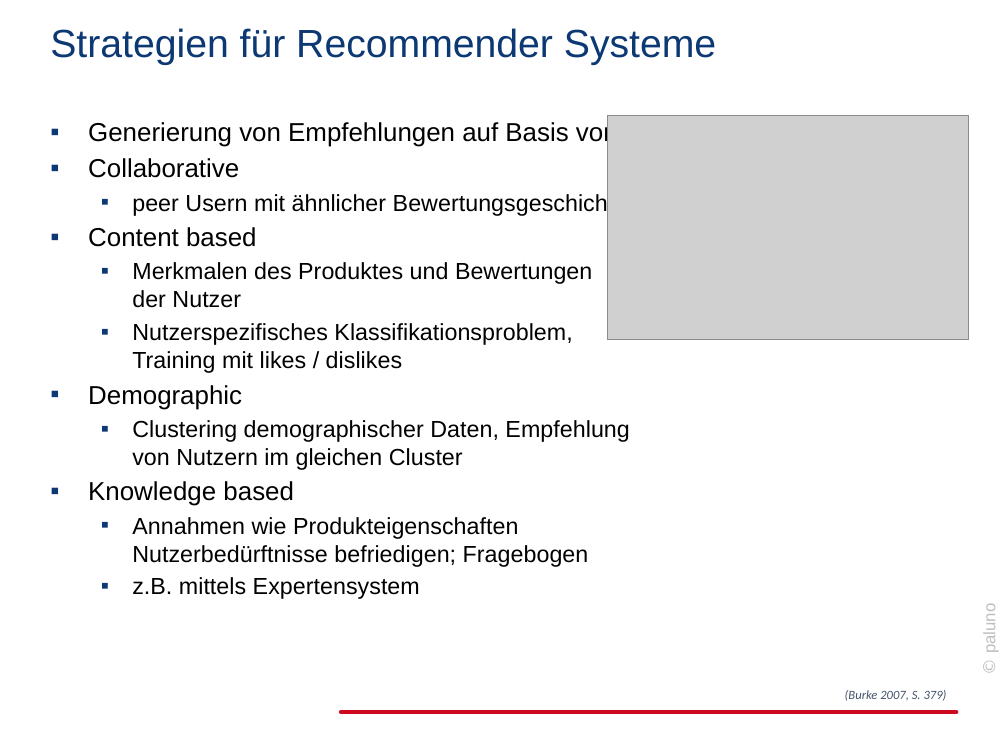
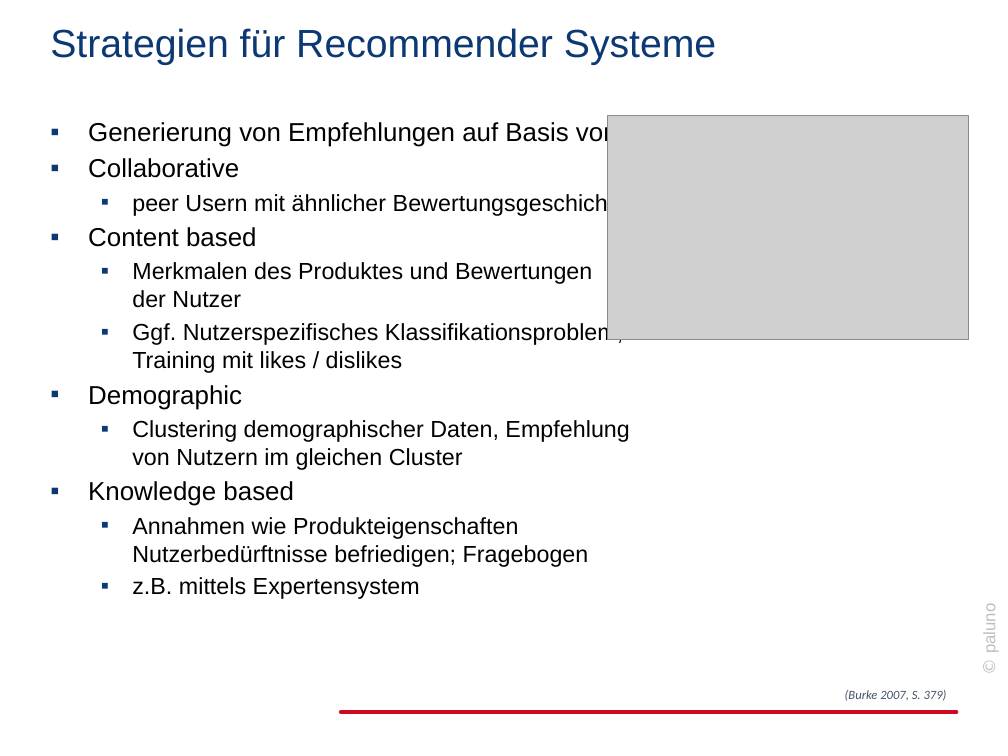
Before and after one commit to jabuettner/citavi, a slide deck: slide 4 of Diss (repo)/Recommender.pptx. Drawn at 1008x756 pixels with LibreOffice and Linux fonts; fonts in the diff are those of the drawing; grey boxes stand for pictures; background and template pictures are left out. Boxes give left, top, right and bottom in pixels: in the first picture for what was removed or moved away, otherwise in the second. Text is boxed around its words. In the diff, an @@ line names an element or a change of style, - is before the commit and + after.

```diff
--- a/Diss (repo)/Recommender.pptx
+++ b/Diss (repo)/Recommender.pptx
@@ text at <box>132,321,623,373</box>: text changed @@
-  ▪ Nutzerspezifisches Klassifikationsproblem, Training mit likes / dislikes
+  ▪ Ggf. Nutzerspezifisches Klassifikationsproblem, Training mit likes / dislikes
```
Also in this commit, not shown: 12 other slides changed, 5 slides added, 1 slide removed.
